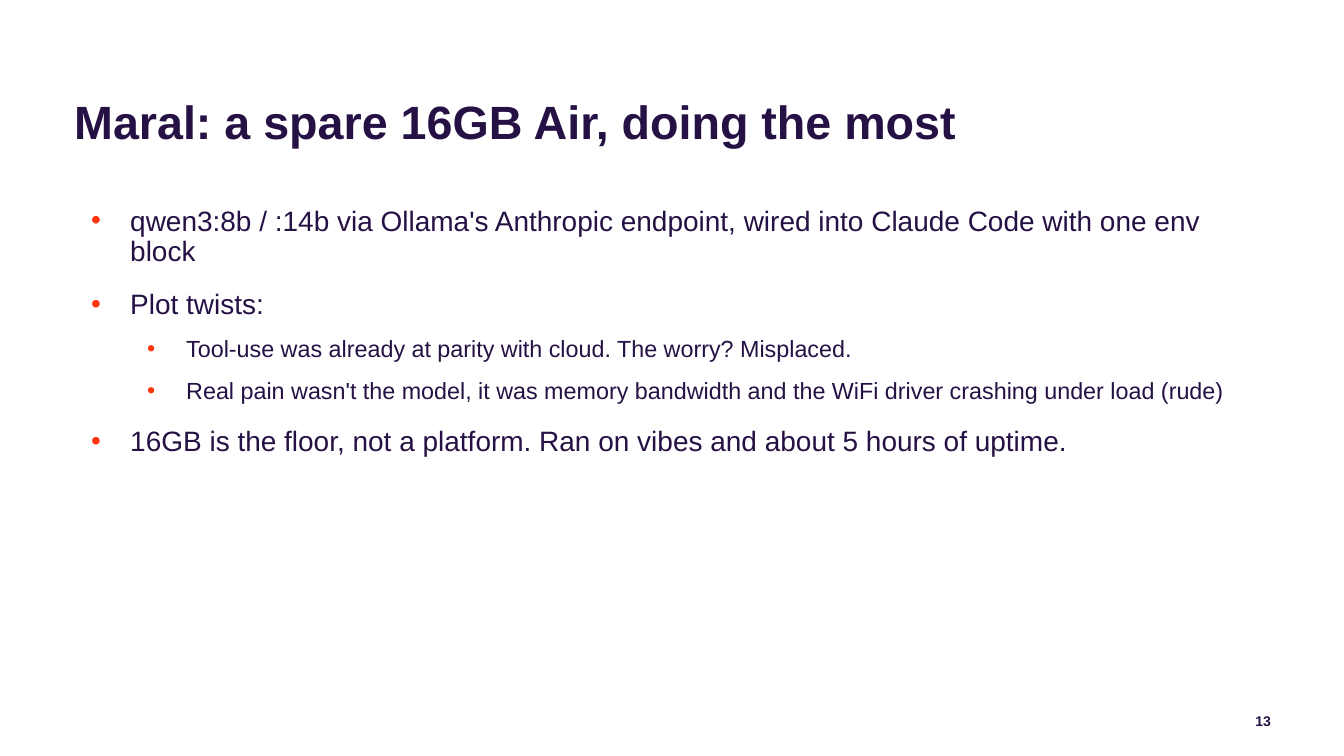
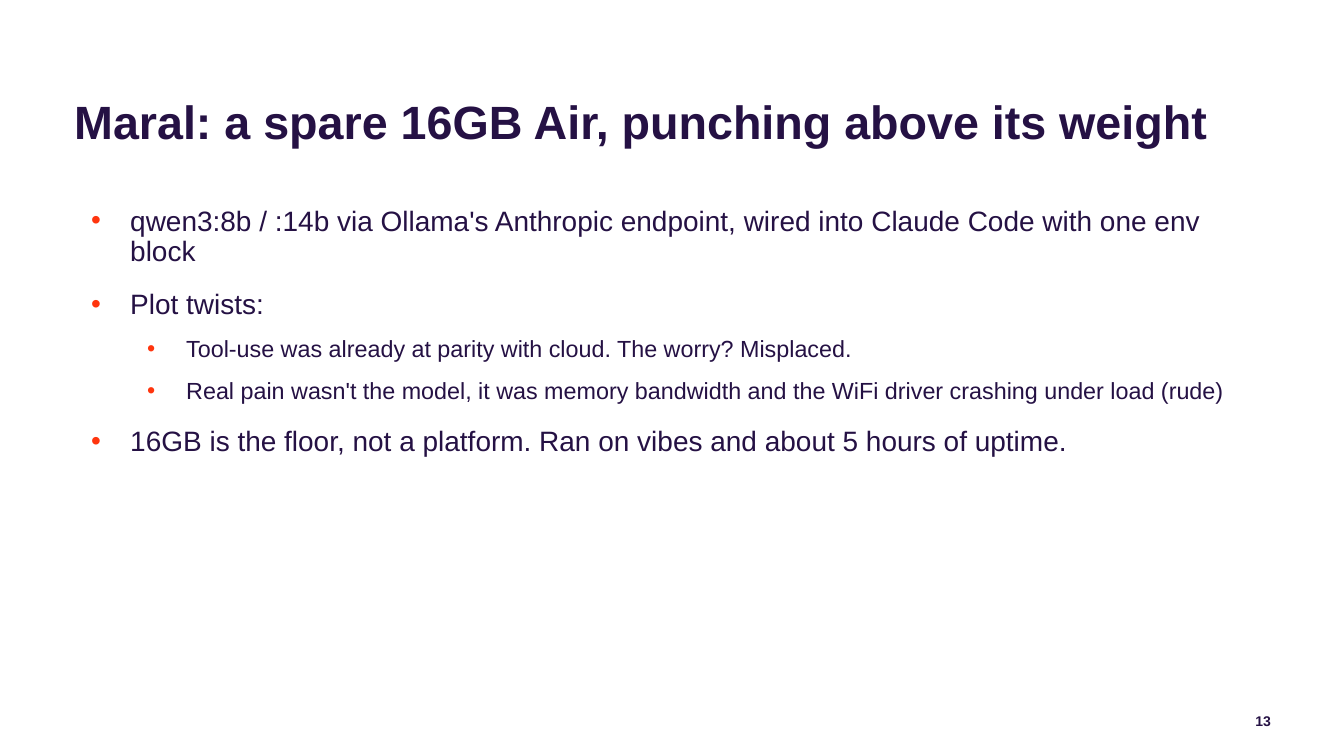
Before and after one commit to jconnolly/local-llm-pi5, a slide deck: slide 13 of local-llm-datasociety.pptx. Drawn at 1344x756 pixels with LibreOffice and Linux fonts; fonts in the diff are those of the drawing; background and template pictures are left out. Boxes give left, top, right and bottom in pixels: in the first picture for what was removed or moved away, otherwise in the second. Text is boxed around its words. In the diff, an @@ line names an element or a change of style, - is before the commit and + after.

Commit message:
De-tell sweep: 'doing the most' -> 'punching above its weight'; em-dash -> middot in Vilros caption
Kept intentional casual voice (cooked, sus, vibes). Quote-attribution dashes and table
N/A dashes left as-is.

```diff
--- a/local-llm-datasociety.pptx
+++ b/local-llm-datasociety.pptx
@@ title at [74,105,1207,149]: text changed @@
-Maral: a spare 16GB Air, doing the most
+Maral: a spare 16GB Air, punching above its weight
```
Also in this commit, not shown: 3 other files.
